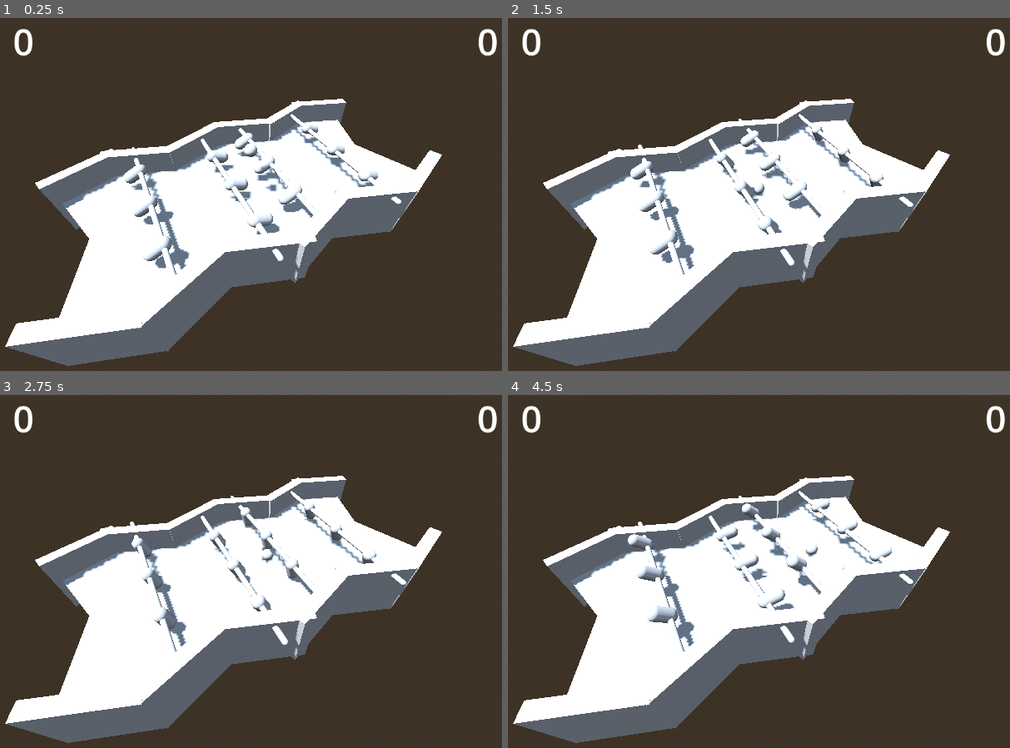
Above: before the commit, frames 1-4 (two rows, left to right).
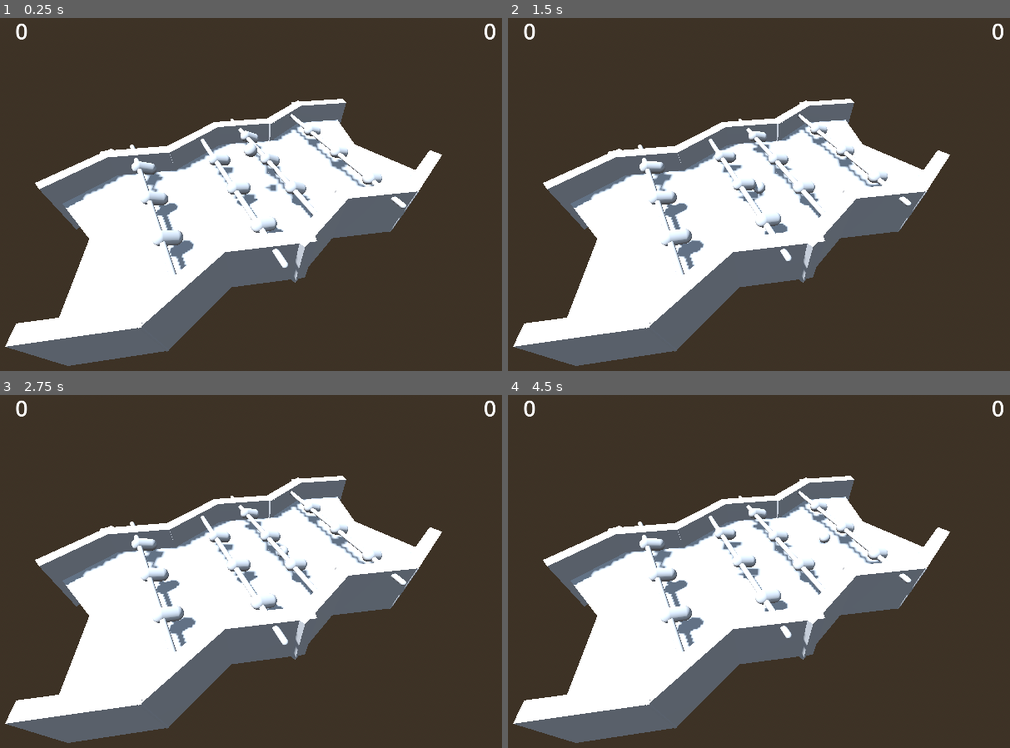
Above: after the commit, the same moments.

Repository: solacite/french-baby-feet
Game: Godot game, scene res://ui.tscn
Same seed, same stepped clock (60 frames per second), same inputs: the game is played once before the commit and once after it.
Inputs:
- Up to frame 1 (0.25 s): no input
- Up to frame 2 (1.5 s): tap Q (0) at 0.6 s; tap W (1) at 0.8, 1.35 s
- Up to frame 3 (2.75 s): tap O (2) at 1.55, 2.1 s; tap P (3) at 2.3 s
- Up to frame 4 (4.5 s): tap P (3) at 2.85 s; tap Q (0) at 3.05, 3.6 s; tap W (1) at 3.8, 4.35 s

The runs differ from the first frame. In frame 1, 3.0% of the frame differs, in the area x 2-100%, y 1-71%; in frame 2, 2.5%; in frame 3, 1.9%; in frame 4, 2.7%.

Commit message:
fixed the player movement

Diff:
--- a/im_node.tscn
+++ b/im_node.tscn
@@ -230,10 +230,9 @@
 [node name="P1" type="Node3D" parent="." unique_id=1006135382]
 transform = Transform3D(1, 0, 0, 0, 1, 0, 0, 0, 1, 0, 2, -7)
 script = ExtResource("2_qhmma")
-rotate_speed = 10
 
 [node name="Backline" type="AnimatableBody3D" parent="P1" unique_id=873844556]
-transform = Transform3D(1, 0, 0, 0, 1, 0, 0, 0, 1, 0, 0, 5)
+transform = Transform3D(1, 0, 0, 0, 0.38421476, 0.92324376, 0, -0.92324376, 0.38421476, 0, 0, 5)
 
 [node name="MeshInstance3D" type="MeshInstance3D" parent="P1/Backline" unique_id=882439263]
 transform = Transform3D(-4.371139e-08, -1, 0, 1, -4.371139e-08, 0, 0, 0, 1, 0, 0, 0)
@@ -306,7 +305,6 @@
 transform = Transform3D(1, 0, 0, 0, 1, 0, 0, 0, 1, 0, 2, -13.022459)
 script = ExtResource("2_qhmma")
 backwards = -1
-rotate_speed = 10
 player_num = 2
 
 [node name="Backline" type="AnimatableBody3D" parent="P2" unique_id=1352546399]
--- a/p_1.gd
+++ b/p_1.gd
@@ -1,8 +1,8 @@
 extends Node3D
 
 @export var backwards = 1
-@export var rotate_speed = 5
-@export var move_speed = 5
+@export var rotate_speed = 15
+@export var move_speed = 15
 @export var player_num = 1
 
 
@@ -11,6 +11,12 @@
 
 var rotate_string = "0"
 var moving_string = "1"
+
+var current_side = "right" # can be "left"
+var target_rotations_dict = {
+	"right": -67,
+	"left": 67,
+}
 
 	# for some really dumb reason, Godot's AnimatableStaticBodies can't move and rotate and the same frame
 	# so I'm switching off each frame
@@ -24,17 +30,20 @@
 func _physics_process(delta: float) -> void:
 
 	if dumb_fix == 0:
+		# define the current side
+
+		if Input.is_action_pressed(rotate_string):
+			current_side = "left"
+		else:
+			current_side = "right"
+
 		# rotating
-		var direction = 0
-		if Input.is_action_pressed(rotate_string):
-			direction = 1
-		else:
-			direction = -1
 
-		var temp = rotate_speed * delta * direction * backwards
-
-		backline.rotate(Vector3(1,0,0), temp)
-		frontline.rotate(Vector3(1,0,0), temp)
+		var target_rotation = target_rotations_dict[current_side]
+		var target_rad = deg_to_rad(target_rotation)
+		var new_rot = lerp_angle(backline.rotation.x, target_rad, rotate_speed * delta)
+		backline.rotation.x = new_rot
+		frontline.rotation.x = new_rot
 
 		#backline.rotation.x += rotate_speed * delta * direction * backwards
 		#frontline.rotation.x = backline.rotation.x
--- a/project.godot
+++ b/project.godot
@@ -14,6 +14,12 @@
 run/main_scene="uid://cquq6pa7acn78"
 config/features=PackedStringArray("4.6", "GL Compatibility")
 config/icon="res://icon.svg"
+
+[display]
+
+window/size/viewport_width=1920
+window/size/viewport_height=1080
+window/size/mode=4
 
 [global_group]
 
